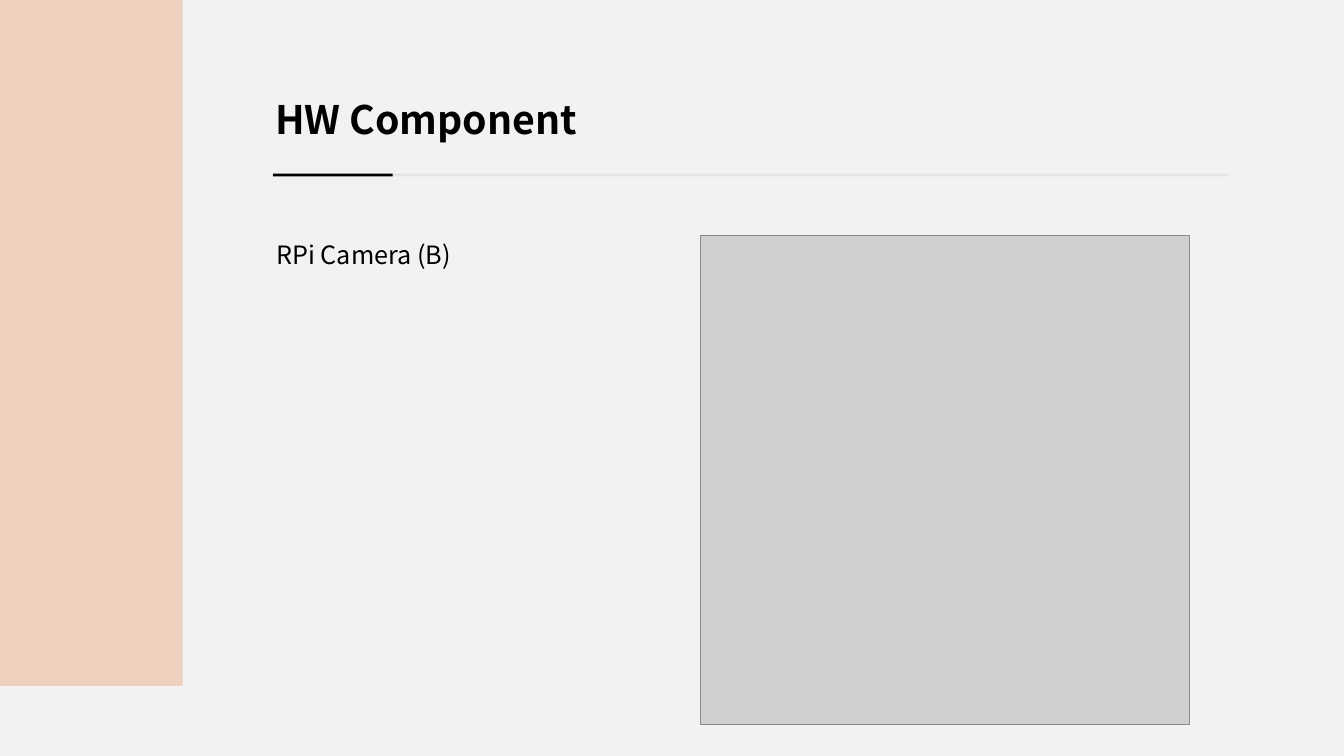
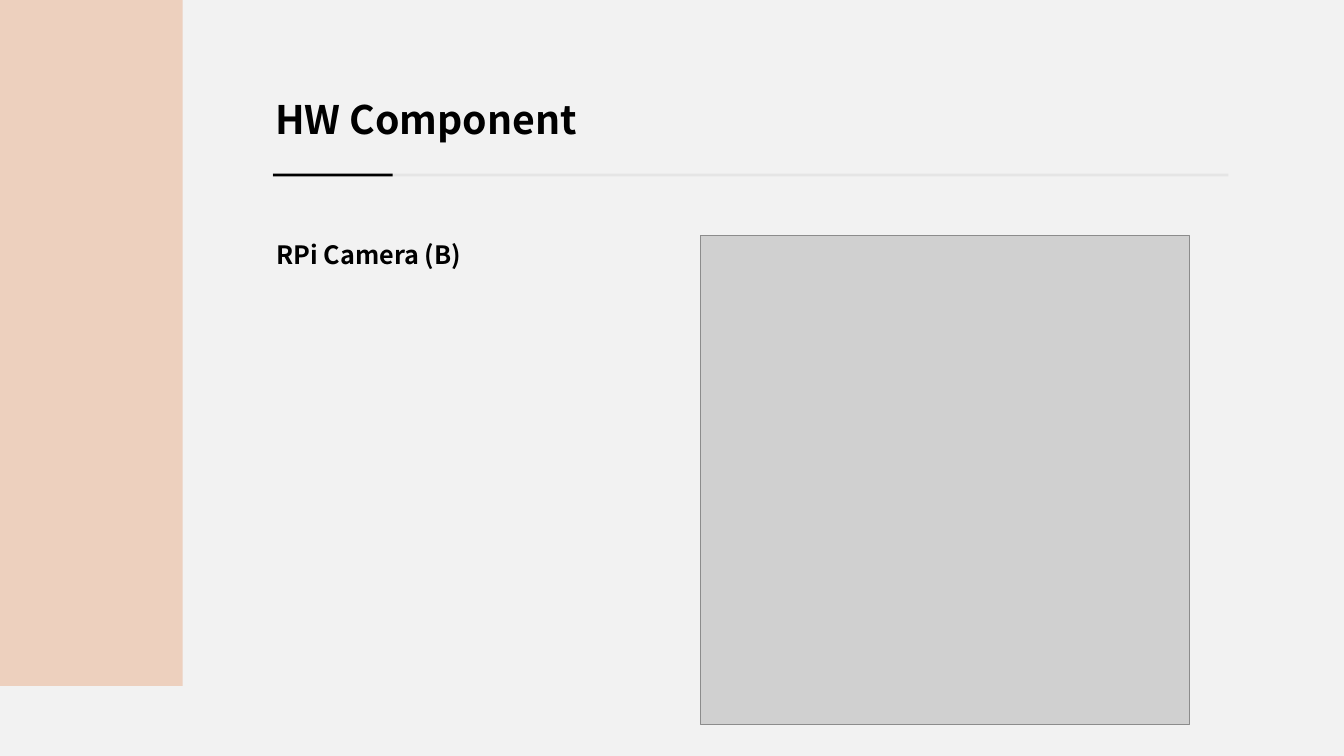
Before and after one commit to jsotouto/ICARUS, a slide deck: slide 6 of 경북과고 ICARUS 통합 PPT.pptx. Drawn at 1344x756 pixels with LibreOffice and Linux fonts; fonts in the diff are those of the drawing; grey boxes stand for pictures. Boxes give left, top, right and bottom in pixels: in the first picture for what was removed or moved away, otherwise in the second. Text is boxed around its words. In the diff, an @@ line names an element or a change of style, - is before the commit and + after.

```diff
--- a/경북과고 ICARUS 통합 PPT.pptx
+++ b/경북과고 ICARUS 통합 PPT.pptx
@@ text "RPi Camera (B)" at bbox=[276, 243, 461, 269]: bold on @@
```
Also in this commit, not shown: 11 other slides changed, 1 slide added, 1 slide removed, 1 other file.
